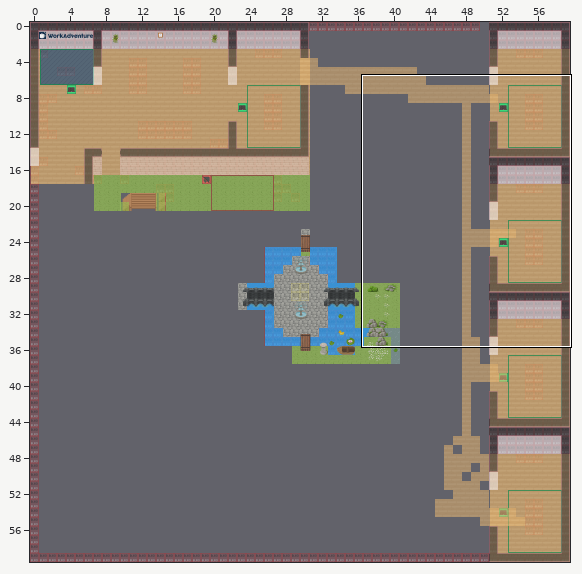
Two versions of a level (Tiled map (JSON), map.tmj). The first picture is a wide view before the edit; the outline marks the close-up.
Close-up. First the earlier version:
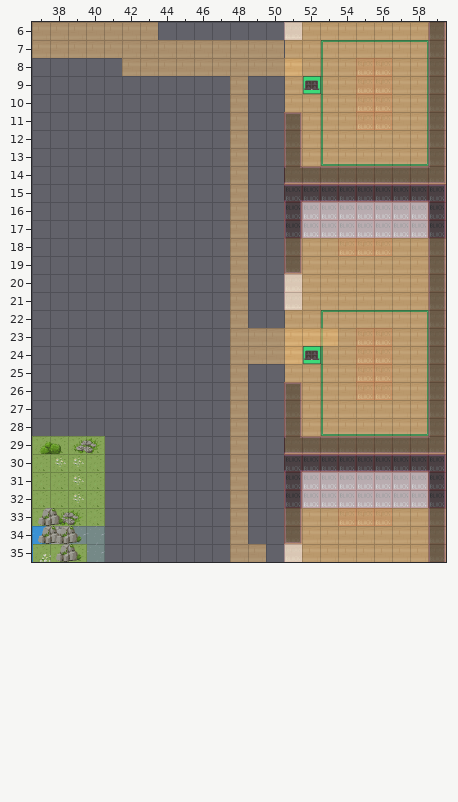
Cells are 32x32 px. Shown: x 37..59, y 6..35. The commit also changed other parts of the map, which this record leaves out.
Once edited:
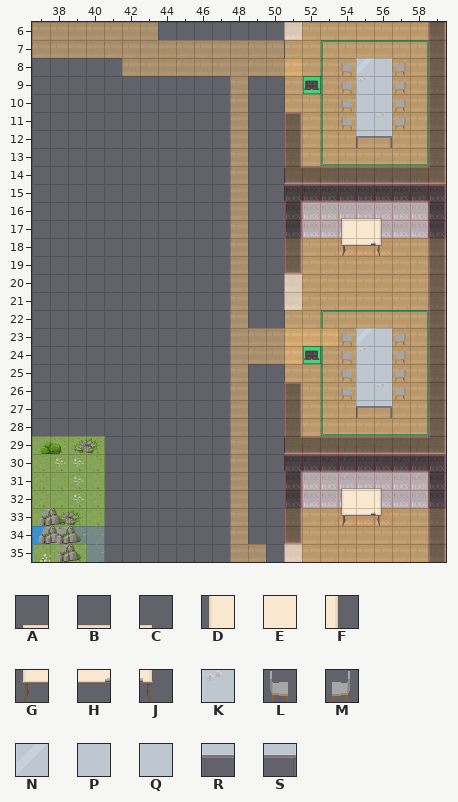
Key: from "WA_Miscellaneous": A 33, B 34, C 35, D 43, E 44, F 45, G 53, H 54, J 55, K 58; from "WA_Seats": L 119, M 120; from "WA_Tables": N 15, P 17, Q 17 flipped left-right, R 25, S 27.
_ is an empty cell.
Tiles of an added or newly shown layer are drawn over the layers below it.
See-through tiles are keyed as they look on the map.
From old to new:
Layer "furniture/furniture2" (now shown):
y 8: x 54..57 ____ -> LNPM
y 9..11: x 54..57 ____ -> LQPM
y 12: x 55..56 __ -> RS
y 16: x 54..56 ___ -> ABC
y 17: x 54..56 ___ -> DEF
y 18: x 54..56 ___ -> GHJ
y 23: x 54..57 ____ -> LNPM
y 24..26: x 54..57 ____ -> LQPM
y 27: x 55..56 __ -> RS
y 31: x 54..56 ___ -> ABC
y 32: x 54..56 ___ -> DEF
y 33: x 54..56 ___ -> GHJ
Layer "furniture/furniture3" (now shown):
y 9: x 55 _ -> K
y 11: x 56 _ -> K
y 24: x 55 _ -> K
y 26: x 56 _ -> K
